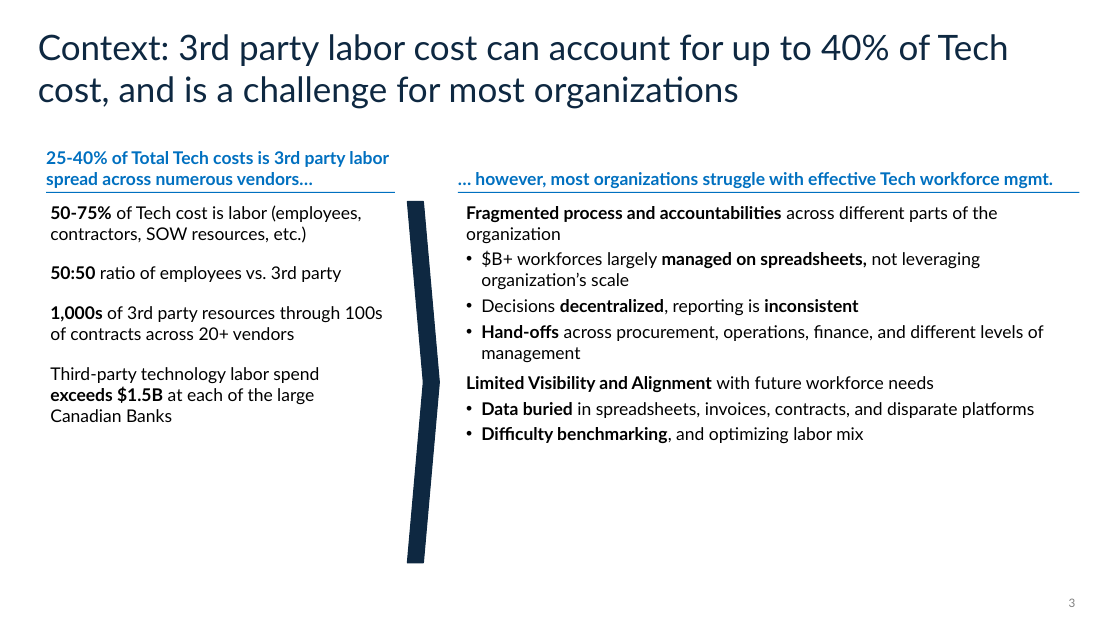
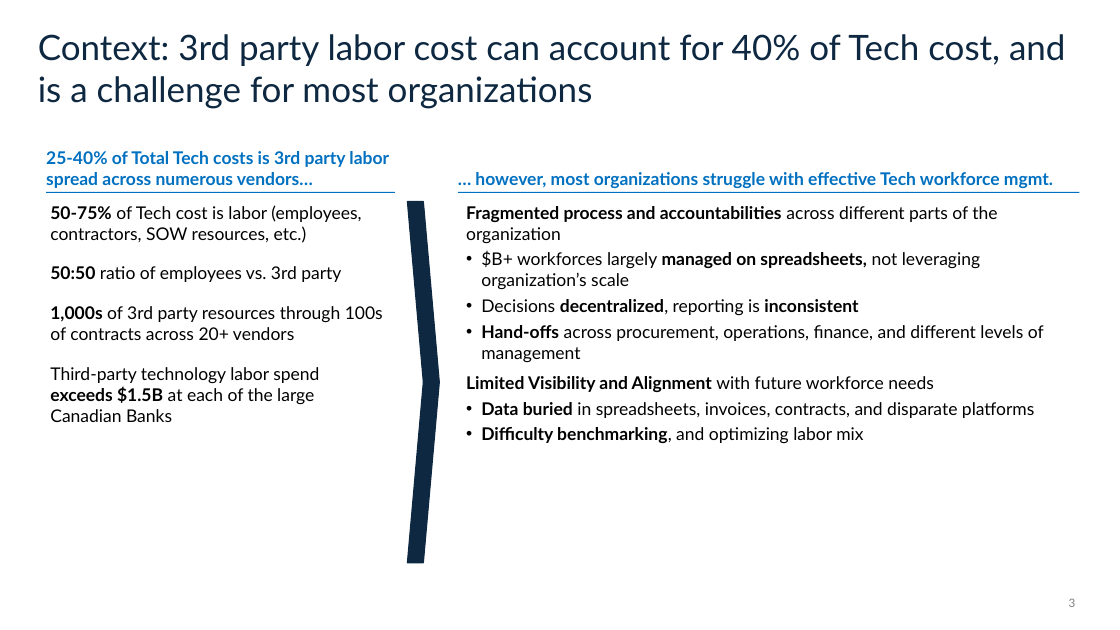
Before and after one commit to kylemac7807/twm-platform, a slide deck: slide 3 of docs/story/twm-pitch-deck-v2.pptx. Drawn at 1120x630 pixels with LibreOffice and Linux fonts; fonts in the diff are those of the drawing. Boxes give left, top, right and bottom in pixels: in the first picture for what was removed or moved away, otherwise in the second. Text is boxed around its words. In the diff, an @@ line names an element or a change of style, - is before the commit and + after.

```diff
--- a/docs/story/twm-pitch-deck-v2.pptx
+++ b/docs/story/twm-pitch-deck-v2.pptx
@@ title at (38, 34, 1065, 109): text changed @@
-Context: 3rd party labor cost can account for up to 40% of Tech cost, and is a challenge for most organizations
+Context: 3rd party labor cost can account for 40% of Tech cost, and is a challenge for most organizations
```
Also in this commit, not shown: 13 other slides changed.
